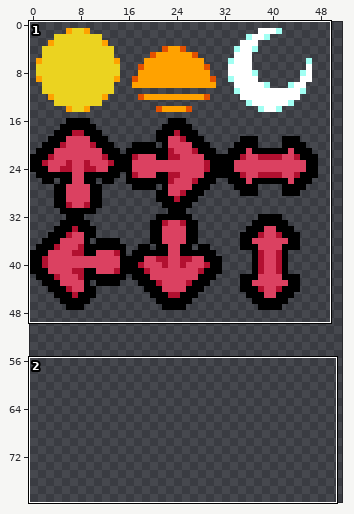
A pixel-art file gets an edit: DevTools/LDtk/dummy/DayTime.aseprite. The first picture is a wide view before the edit; the outline marks the close-up.
Close-up. Before:
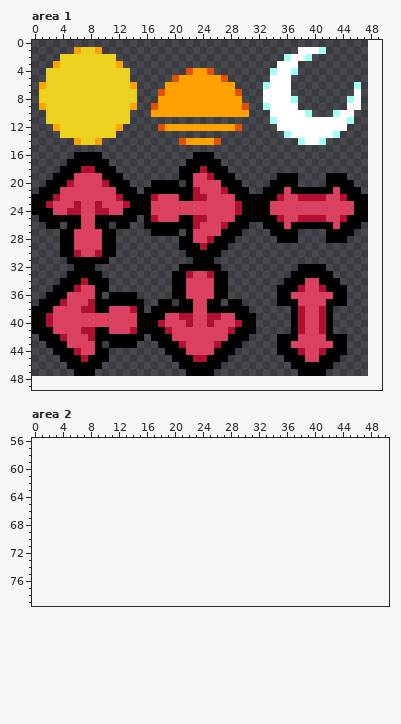
48x48 pixels, 1 frame. Shown: area 1: x 0..49, y 0..49; area 2: x 0..50, y 56..79. The old version is drawn lined up with the new one, on the new canvas. The wide view leaves out empty margins.
And afterwards:
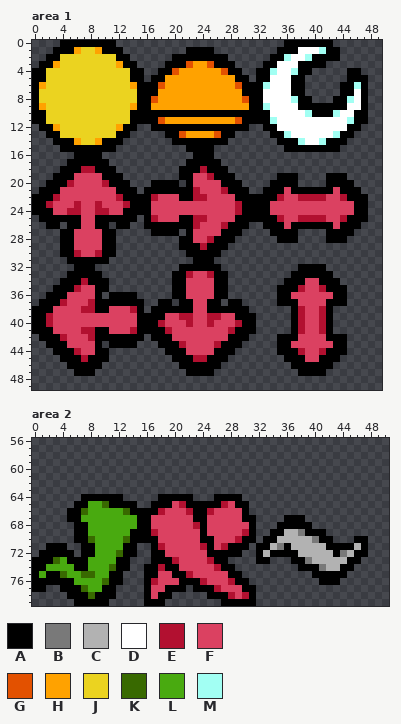
Palette (. is transparent): A #000000  B #797979  C #b2b2b2  D #ffffff  E #b21030  F #db4161  G #e35100  H #ffa200  J #ebd320  K #386900  L #49aa10  M #a2fff3
What changed:
canvas 48x48 -> 144x80
Area 1:
y 0: x 4..11 ........ -> AAAAAAAA; x 36..42 ....... -> AAAAAAA
y 1: x 3..5 ... -> AAA; x 10..12 ... -> AAA; x 22..25 .... -> AAAA; x 35..37 ... -> AAA; x 42..43 .. -> AA
y 2: x 2..3 .. -> AA; x 12..13 .. -> AA; x 20..27 ........ -> AAAAAAAA; x 34..35 .. -> AA; x 40..43 .... -> AAAA
y 3: x 1..2 .. -> AA; x 13..14 .. -> AA; x 19..28 .......... -> AAAGHHGAAA; x 33..34 .. -> AA; x 38..41 .... -> AAAA
y 4: x 0..1 .. -> AA; x 14..15 .. -> AA; x 18..22 ....G -> AAGHH; x 25..29 G.... -> HHGAA; x 32..33 .. -> AA; x 38..39 .. -> AA; x 45..46 .. -> AA
y 5: x 0..1 .. -> AA; x 14..15 .. -> AA; x 17..20 ...G -> AAHH; x 27..30 G... -> HHAA; x 32..33 .. -> AA; x 37..38 .. -> AA; x 45..47 ... -> AAA
y 6: x 0 . -> A; x 15..18 .... -> AAAG; x 29..32 .... -> GAAA; x 37..38 .. -> AA; x 44..45 .. -> AA; x 47 . -> A
y 7: x 0 . -> A; x 15..18 ...G -> AAAH; x 29..32 G... -> HAAA; x 37..38 .. -> AA; x 44..45 .. -> AA; x 47 . -> A
y 8: x 0 . -> A; x 15..17 ... -> AAG; x 30..32 ... -> GAA; x 38..39 .. -> AA; x 43..44 .. -> AA; x 47 . -> A
y 9: x 0 . -> A; x 15..17 ..G -> AAH; x 30..32 G.. -> HAA; x 38..44 ....... -> AAAAAAA; x 47 . -> A
y 10: x 0..1 .. -> AA; x 14..33 ...HHHHHHHHHHHHHH... -> AAAAAAAAAAAAAAAAAAAA; x 40..42 ... -> AAA; x 46..47 .. -> AA
y 11: x 0..1 .. -> AA; x 14..33 .................... -> AAAAGHHHHHHHHHHGAAAA; x 46..47 .. -> AA
y 12: x 1..2 .. -> AA; x 13..14 .. -> AA; x 17..30 .GHHHHHHHHHHG. -> AAAAAAAAAAAAAA; x 33..34 .. -> AA; x 45..46 .. -> AA
y 13: x 2..3 .. -> AA; x 12..13 .. -> AA; x 19..28 .......... -> AAGHHHHGAA; x 34..35 .. -> AA; x 44..45 .. -> AA
y 14: x 3..5 ... -> AAA; x 10..12 ... -> AAA; x 20..27 .GHHHHG. -> AAAAAAAA; x 35..37 ... -> AAA; x 42..44 ... -> AAA
y 15: x 4..11 ........ -> AAAAAAAA; x 22..25 .... -> AAAA; x 36..43 ........ -> AAAAAAAA
Area 2:
y 64: x 7..12 ...... -> AAAAAA; x 18..22 ..... -> AAAAA; x 26..29 .... -> AAAA
y 65: x 6..14 ......... -> AALLKAAAA; x 17..30 .............. -> AAAFEAAAAAEFAA
y 66: x 5..30 .......................... -> AAKLLLLLKAAAAEFFFEAAEFFFFA
y 67: x 5..31 ........................... -> AALLLLLLLLAAFFFFFFAAFFFFFAA; x 36..38 ... -> AAA
y 68: x 6..31 .......................... -> AALLLLLLLAAFFFFFFEAFFFFFFA; x 35..39 ..... -> AAAAA
y 69: x 6..31 .......................... -> AALLLLLLAAAEFFFFFFAFFFFFEA; x 34..41 ........ -> AACCBAAA
y 70: x 6..31 .......................... -> AAKLLLLKAAAAFFFFFFAAFFFEAA; x 33..42 .......... -> AACCCCCBAA; x 46..47 .. -> AA
y 71: x 2..4 ... -> AAA; x 7..14 ........ -> AALLLLAA; x 17..30 .............. -> AEFFFFFEAFEAAA; x 32..47 ................ -> AACBACCCCCAAAACA
y 72: x 1..5 ..... -> AAAAA; x 7..14 ........ -> AALLLKAA; x 17..29 ............. -> AAFFFFFFAAAAA; x 32..47 ................ -> ACAAAACCCCCABCAA
y 73: x 0..13 .............. -> AAAKLAAALLLLAA; x 17..27 ........... -> AAAEFFFFEAA; x 32..33 .. -> AA; x 37..46 .......... -> AABCCCCCAA
y 74: x 0..13 .............. -> AALLLLAALLLKAA; x 16..28 ............. -> AAEAAFFFFFEAA; x 38..45 ........ -> AAABCCAA
y 75: x 0..12 ............. -> ALAAKLLKKLLAA; x 16..29 .............. -> AAFFAAEFFFFFAA; x 40..44 ..... -> AAAAA
y 76: x 0..12 ............. -> AAAAAALLLLKAA; x 16..30 ............... -> AEFFFAAAEFFFEAA; x 41..43 ... -> AAA
y 77: x 0..1 .. -> AA; x 4..11 ........ -> AAAKLLAA; x 16..21 ...... -> AFFAAA; x 23..31 ......... -> AAAEFFFAA
y 78: x 5..11 ....... -> AAAKAAA; x 16..19 .... -> AFAA; x 25..31 ....... -> AAAEFEA
y 79: x 6..10 ..... -> AAAAA; x 16..18 ... -> AAA; x 27..31 ..... -> AAAAA
Boxes around the changes in both close-ups, in picture pixels (x1, y1, x2, y2):
changed: (32, 40, 368, 152)
added: (32, 494, 368, 606)
